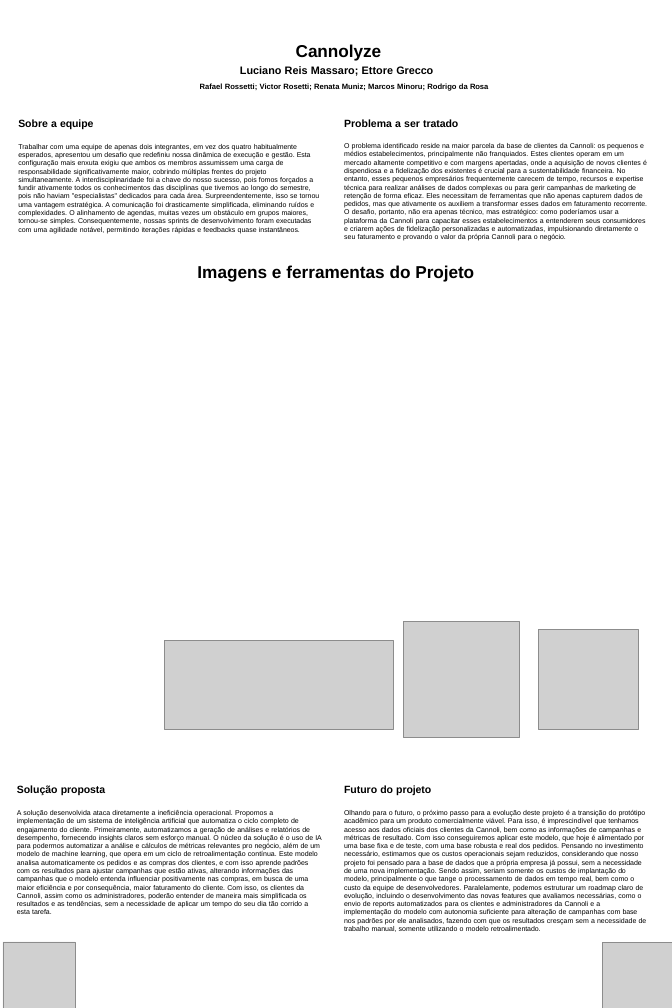
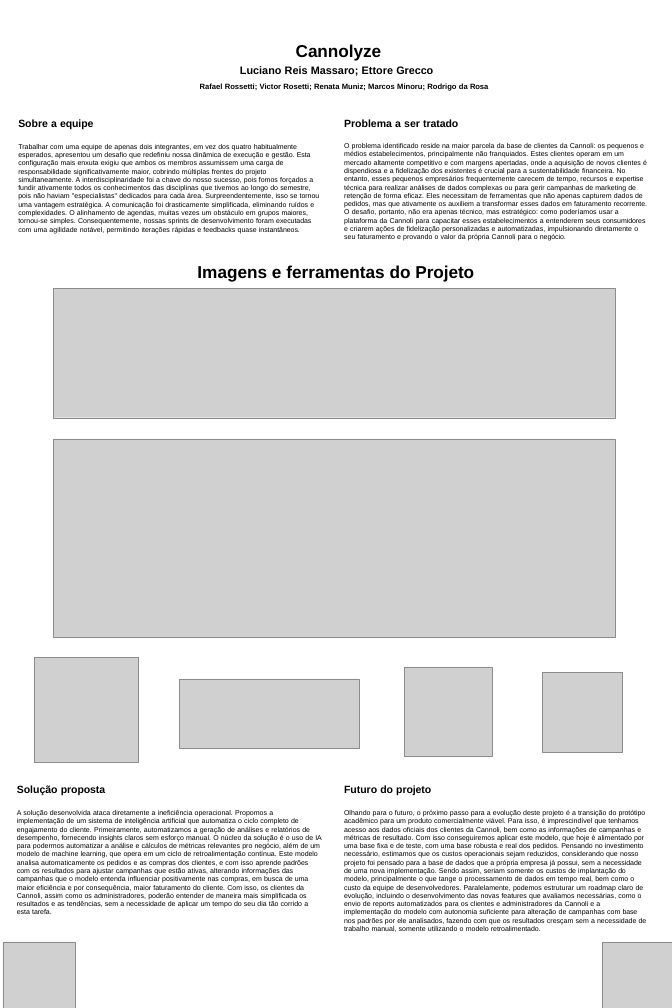
Before and after one commit to 2025-2-NCC5/Projeto6, a slide deck: slide 1 of documentos/Banner/Banner_FECAP_5NACCOMP_CANNOLYZE.pptx. Drawn at 672x1008 pixels with LibreOffice and Linux fonts; fonts in the diff are those of the drawing; grey boxes stand for pictures; background and template pictures are left out. Boxes give left, top, right and bottom in pixels: in the first picture for what was removed or moved away, otherwise in the second. Text is boxed around its words. In the diff, an @@ line names an element or a change of style, - is before the commit and + after.

```diff
--- a/documentos/Banner/Banner_FECAP_5NACCOMP_CANNOLYZE.pptx
+++ b/documentos/Banner/Banner_FECAP_5NACCOMP_CANNOLYZE.pptx
@@ picture added at bbox=[54, 289, 615, 418] @@
@@ picture added at bbox=[54, 439, 615, 638] @@
@@ picture added at bbox=[34, 658, 139, 762] @@
@@ picture: place and size @@
-picture at bbox=[164, 641, 394, 730]
+picture at bbox=[179, 679, 359, 749]
@@ picture: place and size @@
-picture at bbox=[403, 622, 519, 738]
+picture at bbox=[404, 668, 493, 756]
@@ picture: place and size @@
-picture at bbox=[538, 630, 638, 730]
+picture at bbox=[543, 672, 623, 753]
```
Also in this commit, not shown: 1 other file.
